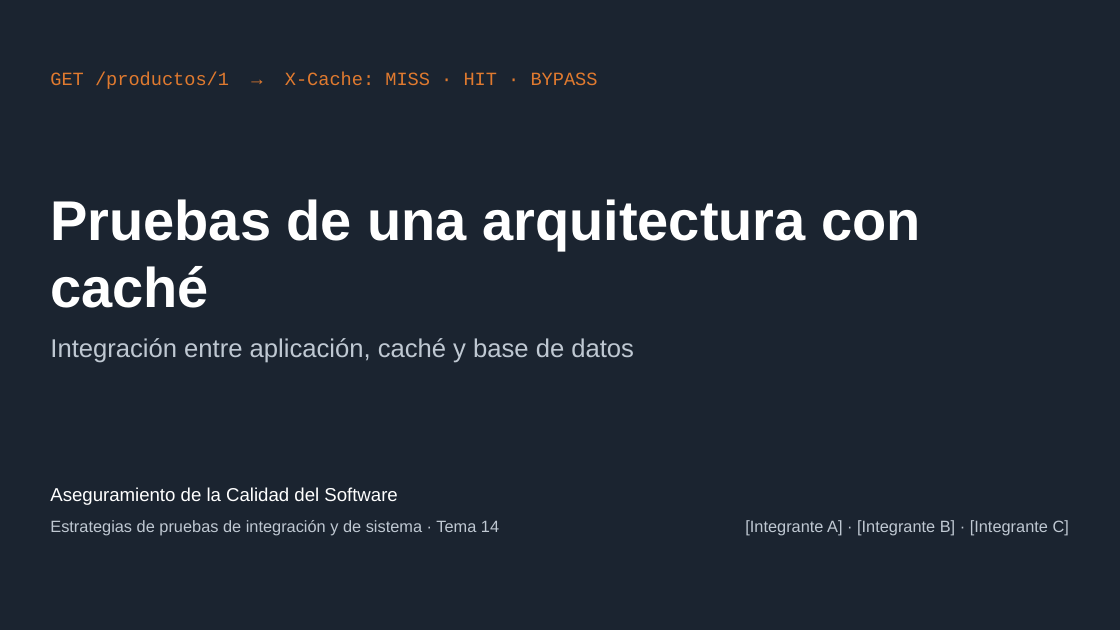
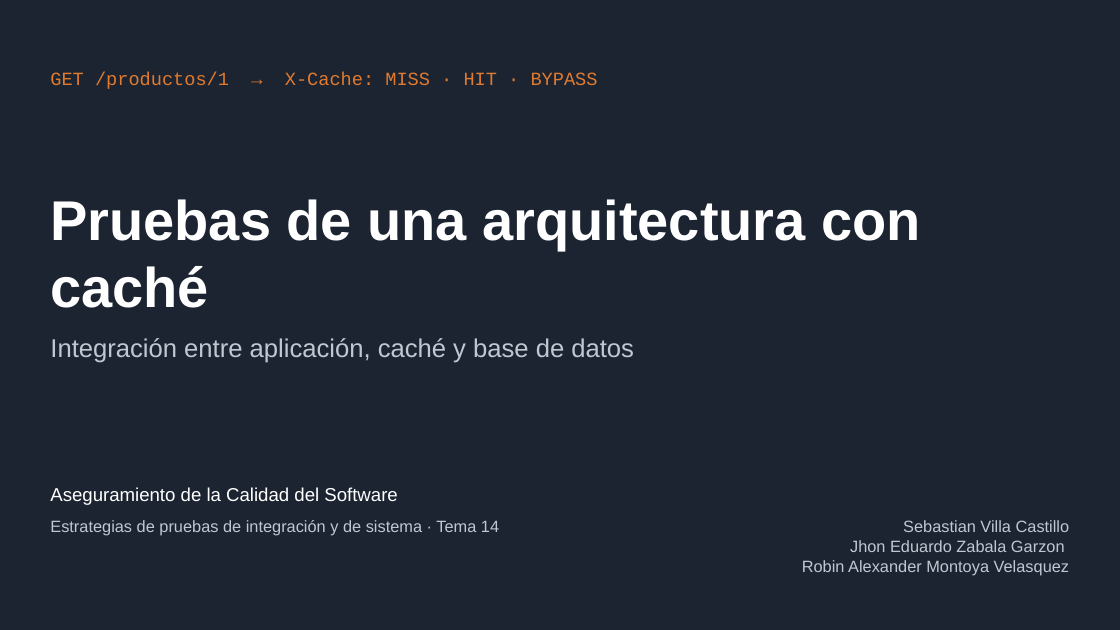
Before and after one commit to SebastianVillaC/lab-cache, a slide deck: slide 1 of docs/presentacion/presentacion-cache.pptx. Drawn at 1120x630 pixels with LibreOffice and Linux fonts; fonts in the diff are those of the drawing. Boxes give left, top, right and bottom in pixels: in the first picture for what was removed or moved away, otherwise in the second. Text is boxed around its words. In the diff, an @@ line names an element or a change of style, - is before the commit and + after.

Commit message:
docs: completa la presentación y elimina el documento de planificación interna
- Presentación con los nombres de los integrantes y el enlace del repositorio
- Se elimina docs/estructura-trabajo.md, usado solo durante el desarrollo

```diff
--- a/docs/presentacion/presentacion-cache.pptx
+++ b/docs/presentacion/presentacion-cache.pptx
@@ text at box(802, 520, 1070, 575): text changed @@
-[Integrante A] · [Integrante B] · [Integrante C]
+Sebastian Villa Castillo
+Jhon Eduardo Zabala Garzon
+Robin Alexander Montoya Velasquez
```
Also in this commit, not shown: 6 other slides changed, 1 other file.
